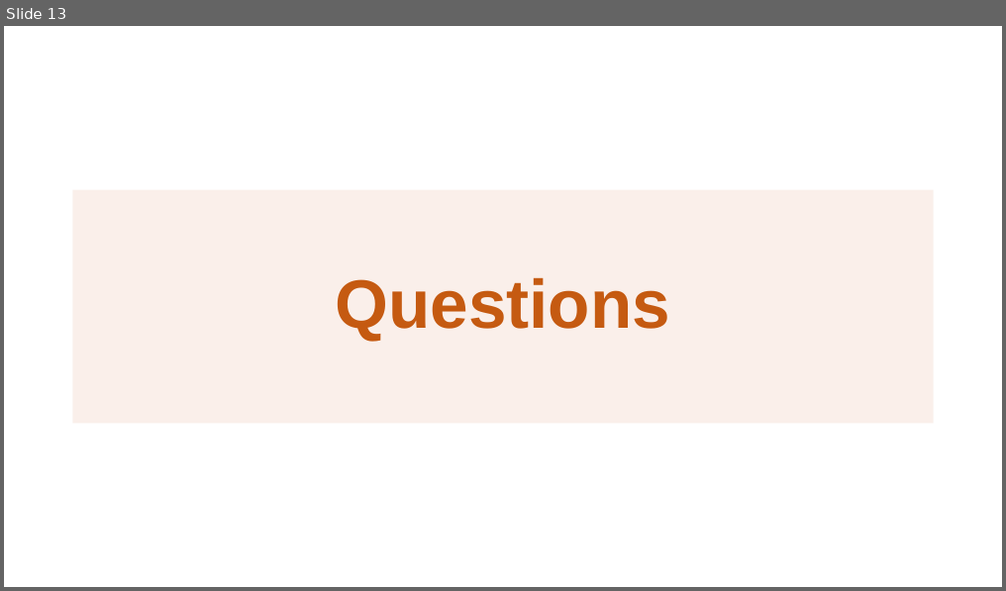
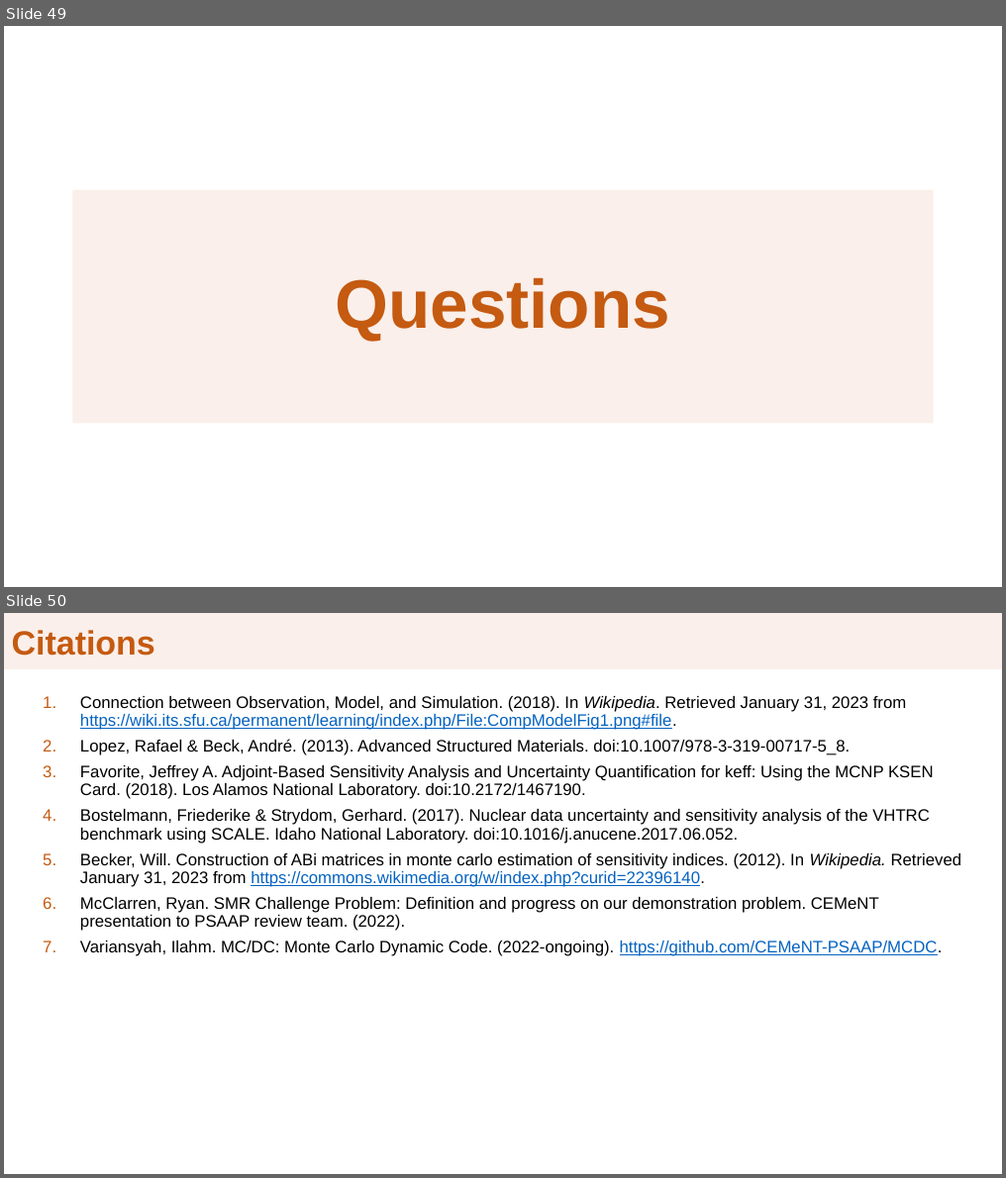
Before and after one commit to clemekay/preliminary-exam, a slide deck: Prelim_presentation.pptx. Shown one above the other, each under a label of ours: slide 13 before the commit, slides 49 and 50 after it. The pictures are 1006x591 and 1006x1178 pixels, drawn with LibreOffice and Linux fonts; fonts in the diff are those of the drawing; background and template pictures are left out. Boxes give left, top, right and bottom in pixels: in the first picture for what was removed or moved away, otherwise in the second. Text is boxed around its words. In the diff, an @@ line names an element or a change of style, - is before the commit and + after.

```diff
--- a/Prelim_presentation.pptx
+++ b/Prelim_presentation.pptx
@@ slide 50 added at (4,613,1002,1174), background #FFFFFF @@
@@ title added at (4,613,870,668), fill #FAEFEA, outline #FAEFEA 0.75 pt, 32.4 pt, text #C55A11, bold @@
+Citations
@@ rectangle added at (822,613,1002,668), fill #FAEFEA, outline #FAEFEA 1 pt @@
@@ text added at (80,696,962,957), 16 pt, text #000000 @@
+1. Connection between Observation, Model, and Simulation. (2018). In Wikipedia. Retrieved January 31, 2023 from https://wiki.its.sfu.ca/permanent/learning/index.php/File:CompModelFig1.png#file.
+2. Lopez, Rafael & Beck, André. (2013). Advanced Structured Materials. doi:10.1007/978-3-319-00717-5_8.
+3. Favorite, Jeffrey A. Adjoint-Based Sensitivity Analysis and Uncertainty Quantification for keff: Using the MCNP KSEN Card. (2018). Los Alamos National Laboratory. doi:10.2172/1467190.
+4. Bostelmann, Friederike & Strydom, Gerhard. (2017). Nuclear data uncertainty and sensitivity analysis of the VHTRC benchmark using SCALE. Idaho National Laboratory. doi:10.1016/j.anucene.2017.06.052.
+5. Becker, Will. Construction of ABi matrices in monte carlo estimation of sensitivity indices. (2012). In Wikipedia. Retrieved January 31, 2023 from https://commons.wikimedia.org/w/index.php?curid=22396140.
+6. McClarren, Ryan. SMR Challenge Problem: Definition and progress on our demonstration problem. CEMeNT presentation to PSAAP review team. (2022).
+7. Variansyah, Ilahm. MC/DC: Monte Carlo Dynamic Code. (2022-ongoing). https://github.com/CEMeNT-PSAAP/MCDC.
@@ what was slide 13 is now slide 49 @@
```
Also in this commit, not shown: 7 other slides changed, 41 other slides added, 6 slides removed, 1 other file.
